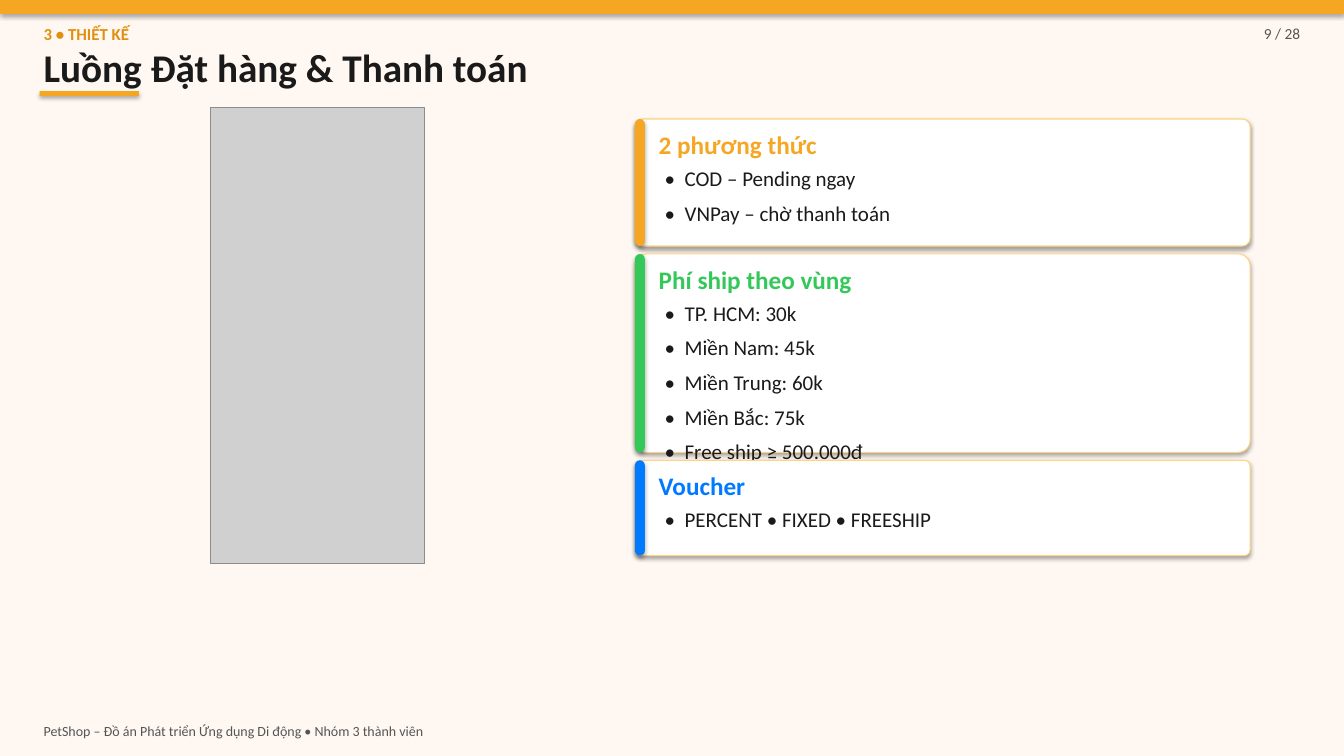
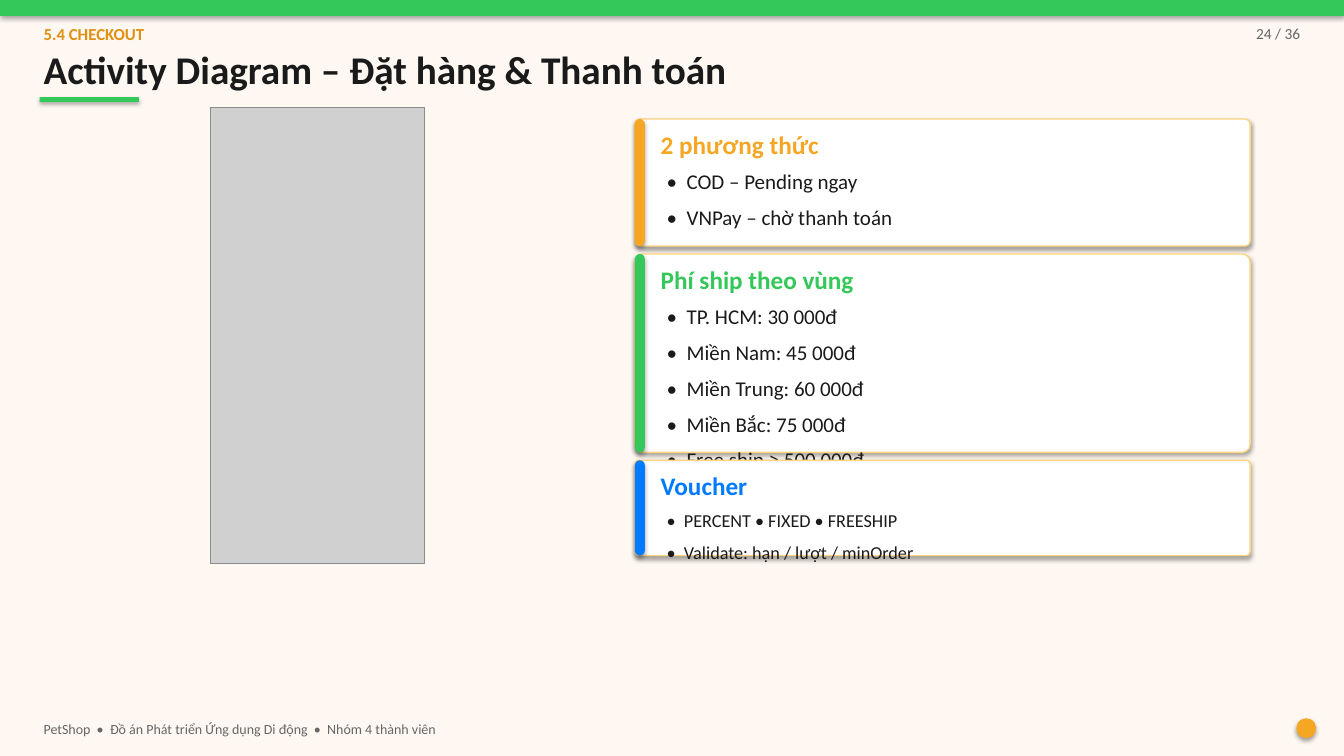
Before and after one commit to DaoTrucMai/Pet-Shop, a slide deck: slide 24 of docs/BAO_CAO_SLIDES.pptx (slide 9 before the commit). Drawn at 1344x756 pixels with LibreOffice and Linux fonts; fonts in the diff are those of the drawing; grey boxes stand for pictures. Boxes give left, top, right and bottom in pixels: in the first picture for what was removed or moved away, otherwise in the second. Text is boxed around its words. In the diff, an @@ line names an element or a change of style, - is before the commit and + after.

```diff
--- a/docs/BAO_CAO_SLIDES.pptx
+++ b/docs/BAO_CAO_SLIDES.pptx
@@ rectangle at (x1=0, y1=0, x2=1344, y2=16): fill #F5A623 to #34C759 @@
@@ text at (x1=44, y1=29, x2=144, y2=40): text changed @@
-3 • THIẾT KẾ
+5.4 CHECKOUT
@@ text at (x1=1256, y1=28, x2=1301, y2=39): text changed; text colour #555555 to #666666 @@
-9 / 28
+24 / 36
@@ text at (x1=44, y1=56, x2=727, y2=91): text changed @@
-Luồng Đặt hàng & Thanh toán
+Activity Diagram – Đặt hàng & Thanh toán
@@ rectangle at (x1=39, y1=97, x2=138, y2=102): fill #F5A623 to #34C759 @@
@@ rectangle moved from (x1=39, y1=92, x2=138, y2=97) to (x1=39, y1=97, x2=138, y2=102) @@
@@ text "• COD – Pending ngay" at (x1=687, y1=174, x2=892, y2=229): line spacing 1.15 to 1.2 @@
@@ text at (x1=687, y1=309, x2=864, y2=461): text changed @@
-• TP. HCM: 30k
-• Miền Nam: 45k
-• Miền Trung: 60k
-• Miền Bắc: 75k
-• Free ship ≥ 500.000đ
+• TP. HCM: 30 000đ
+• Miền Nam: 45 000đ
+• Miền Trung: 60 000đ
+• Miền Bắc: 75 000đ
+• Free ship ≥ 500 000đ
@@ outline #FFD580 0.75 pt to #FFD580 1 pt; proportions changed in 3 elements at (x1=635, y1=119, x2=1250, y2=246), (x1=635, y1=254, x2=1250, y2=453), (x1=635, y1=461, x2=1250, y2=556) @@
@@ text at (x1=684, y1=515, x2=897, y2=527): size 15 to 13 pt in "• PERCENT • FIXED • FREESHIP"; line spacing 1.15 to 1.2 @@
@@ text at (x1=684, y1=544, x2=913, y2=562): paragraph added @@
+• Validate: hạn / lượt / minOrder
@@ ellipse added at (x1=1297, y1=719, x2=1317, y2=739), fill #F5A623 @@
@@ text at (x1=44, y1=722, x2=436, y2=737): text changed; text colour #555555 to #666666 @@
-PetShop – Đồ án Phát triển Ứng dụng Di động • Nhóm 3 thành viên
+PetShop • Đồ án Phát triển Ứng dụng Di động • Nhóm 4 thành viên
```
Also in this commit, not shown: 17 other slides changed, 19 slides added, 10 slides removed, 26 other files.
